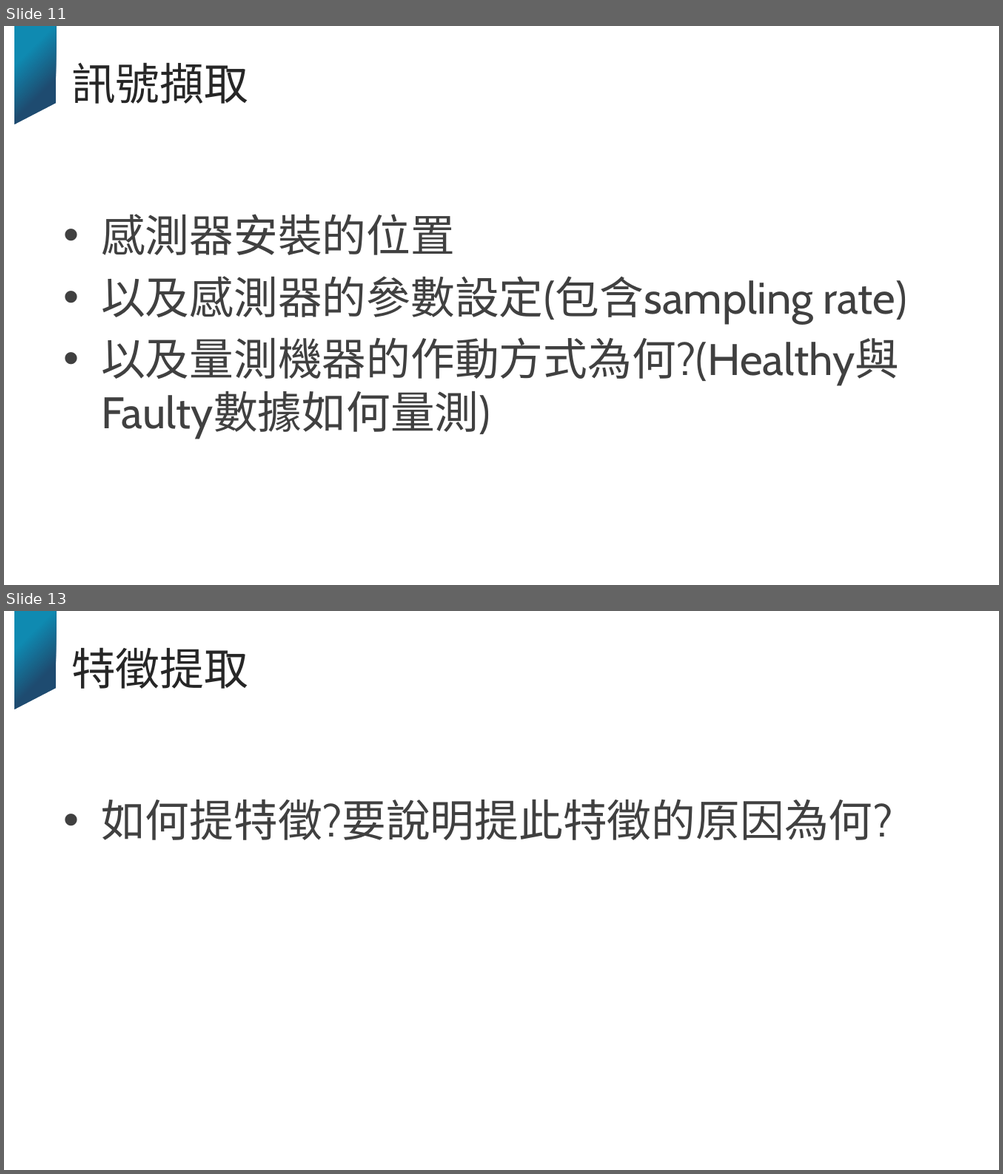
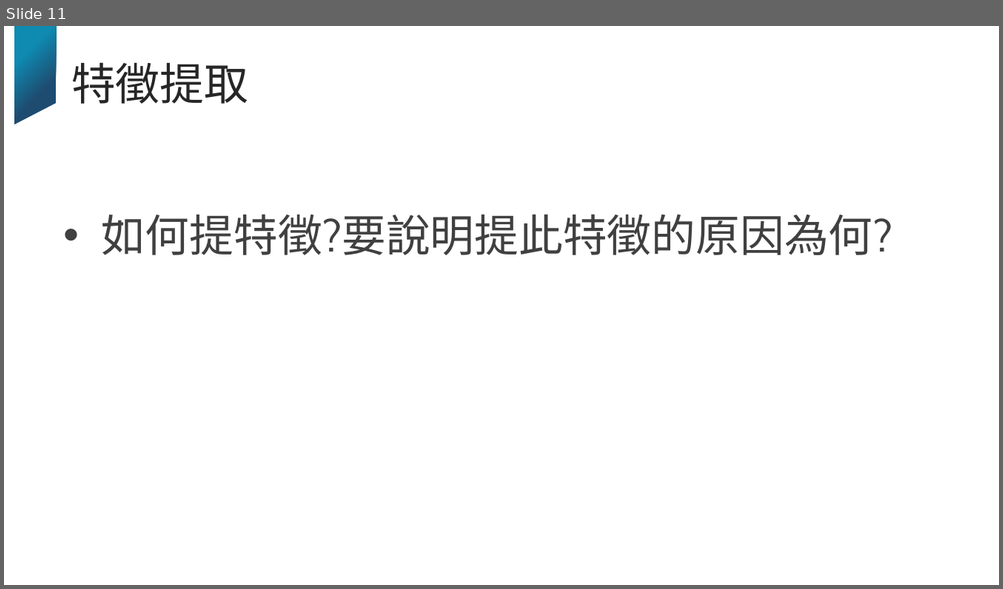
Before and after one commit to JoyLiii/temp, a slide deck: 學以致用_tarmap判讀與預警.pptx. Shown one above the other, each under a label of ours: slides 11 and 13 before the commit, slide 11 after it; the slides between them are not shown. The pictures are 1003x1174 and 1003x589 pixels, drawn with LibreOffice and Linux fonts; fonts in the diff are those of the drawing; background and template pictures are left out. Boxes give left, top, right and bottom in pixels: in the first picture for what was removed or moved away, otherwise in the second. Text is boxed around its words. In the diff, an @@ line names an element or a change of style, - is before the commit and + after.

```diff
--- a/學以致用_tarmap判讀與預警.pptx
+++ b/學以致用_tarmap判讀與預警.pptx
@@ slide 11 removed at (4,26,999,585), background #FFFFFF; not listed: 1 template element that a slide beside it also shows @@
@@ title removed at (71,63,248,104) @@
-訊號擷取
@@ text removed at (101,214,907,386) @@
-• 感測器安裝的位置
-• 以及感測器的參數設定(包含sampling rate)
-• 以及量測機器的作動方式為何?(Healthy與Faulty數據如何量測)
@@ what was slide 13 is now slide 11 @@
```
Also in this commit, not shown: 4 slides changed, 4 slides added, 5 other slides removed, 1 other file.
